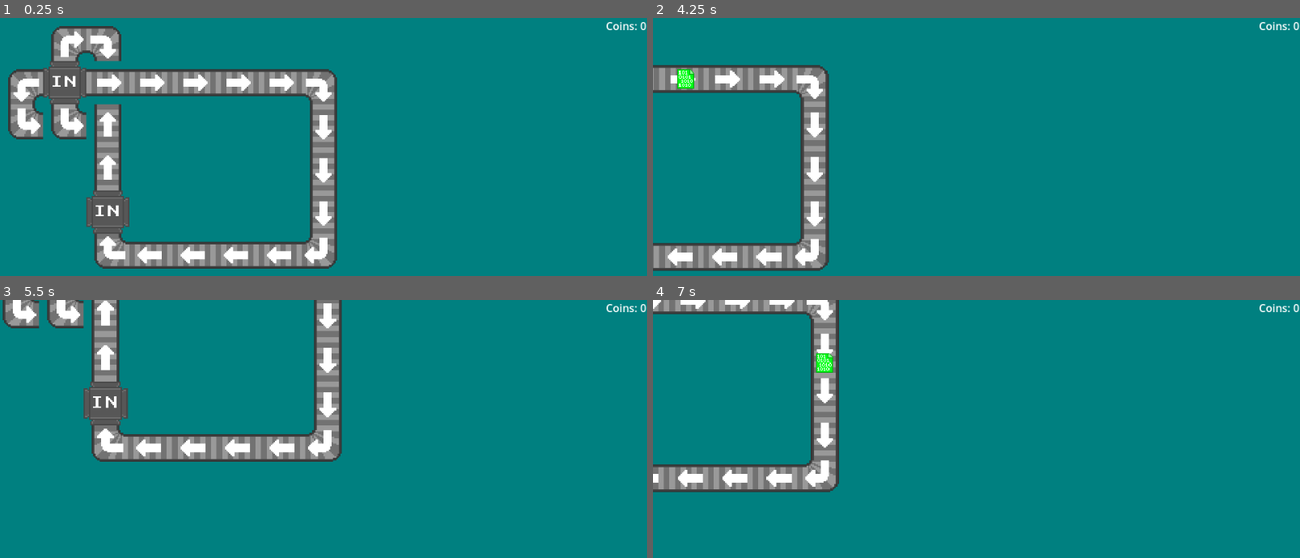
Above: before the commit, frames 1-4 (two rows, left to right).
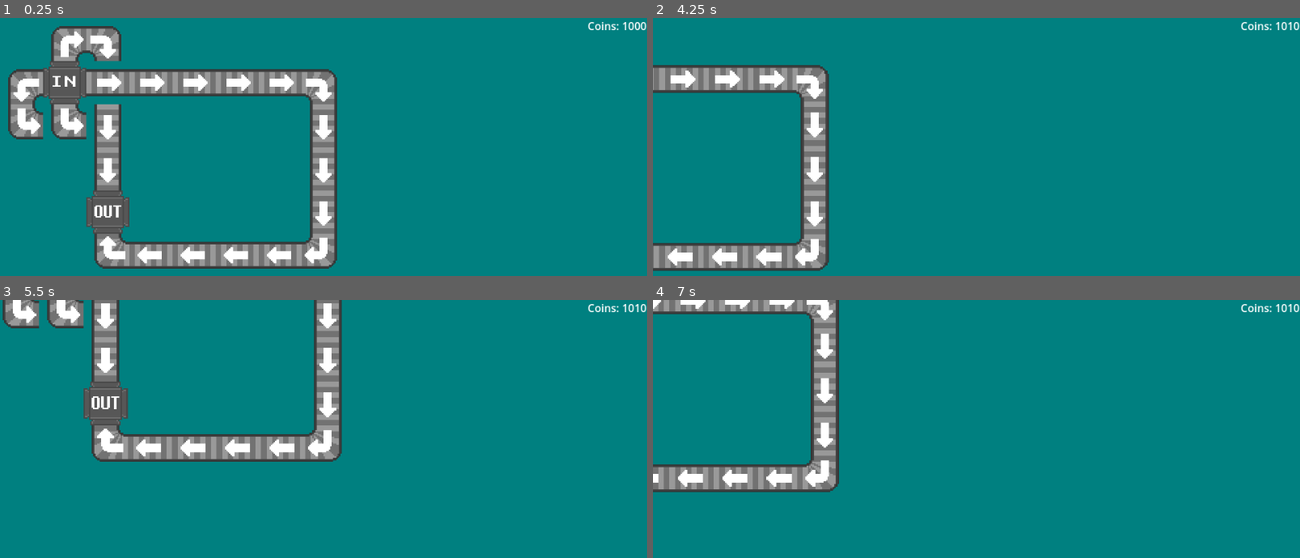
Above: after the commit, the same moments.

Repository: Birb-Games/gmtk-game-jam-2024
Game: Godot game, scene res://scenes/Root.tscn
Two runs of this game, one before a commit and one after it. Both use one fixed random seed, a clock stepped at 60 frames per second and the inputs below.
Inputs (mouse positions are in pixels of both pictures, inside the frame that each line leads up to):
- Up to frame 1 (0.25 s): no input
- Up to frame 2 (4.25 s): move the mouse to (1118, 180) at 0.52 s; hold D (right) 0.53-1.28 s; hold Mouse wheel up (zoom_in) 0.53-1.28 s; move the mouse to (847, 219) at 1.27 s; hold S (down) 1.28-2.03 s; tap Mouse wheel down (zoom_out) at 1.35, 2.85 s; move the mouse to (1041, 118) at 2.02 s; hold D (right) 2.03-2.78 s; hold Mouse wheel up (zoom_in) 2.03-2.78 s; move the mouse to (944, 273) at 2.77 s; hold W (up) 2.78-3.53 s; move the mouse to (1170, 255) at 3.52 s; hold A (left) from 3.53 s (still down); hold Mouse wheel up (zoom_in) from 3.53 s (still down)
- Up to frame 3 (5.5 s): move the mouse to (129, 426) at 4.27 s; release Mouse wheel up (zoom_in) at 4.28 s; tap Mouse wheel down (zoom_out) at 4.35 s; move the mouse to (355, 483) at 5.02 s; release A (left) at 5.03 s; hold S (down) from 5.03 s (still down); hold Mouse wheel up (zoom_in) from 5.03 s (still down)
- Up to frame 4 (7 s): move the mouse to (879, 390) at 5.77 s; release S (down) at 5.78 s; release Mouse wheel up (zoom_in) at 5.78 s; hold D (right) 5.78-6.53 s; tap Mouse wheel down (zoom_out) at 5.85 s; move the mouse to (1118, 462) at 6.52 s; hold W (up) from 6.53 s (still down); hold Mouse wheel up (zoom_in) from 6.53 s (still down)

The runs differ from the first frame. In frame 1, 1.1% of the frame differs, in the area x 14-100%, y 1-78%; in frame 2, 0.4%; in frame 3, 1.1%; in frame 4, 0.4%.

Commit message:
implemented output pipe

Diff:
--- a/scenes/Get.tscn
+++ b/scenes/Get.tscn
@@ -7,7 +7,7 @@
 [sub_resource type="CircleShape2D" id="CircleShape2D_ev6j6"]
 radius = 18.0
 
-[node name="Get" type="Area2D" groups=["requests"]]
+[node name="Get" type="Area2D" groups=["get", "requests"]]
 scale = Vector2(0.5, 0.5)
 script = ExtResource("1_f0h48")
 
--- a/scenes/HUD.tscn
+++ b/scenes/HUD.tscn
@@ -1,6 +1,9 @@
-[gd_scene format=3 uid="uid://df7xjo4ai6vhq"]
+[gd_scene load_steps=2 format=3 uid="uid://df7xjo4ai6vhq"]
+
+[ext_resource type="Script" path="res://scripts/hud.gd" id="1_alx3w"]
 
 [node name="CanvasLayer" type="CanvasLayer"]
+script = ExtResource("1_alx3w")
 
 [node name="CoinLabel" type="Label" parent="."]
 anchors_preset = 1
--- a/scenes/Root.tscn
+++ b/scenes/Root.tscn
@@ -11,7 +11,7 @@
 get_request = ExtResource("2_gmtlf")
 
 [node name="TileMapLayer" type="TileMapLayer" parent="."]
-tile_map_data = PackedByteArray("AAABAAEAAAAAAAAAAAACAAEAAAA …(200 unchanged characters)… DAAUAAAAAAAMAAQACAAUAAAACAAMABwACAAQAAAAAAAAAAAACAAMAAAAAAAMAAwACAAIAAAAAAAMAAwABAAAAAAACAAMABAABAAIAAAACAAMAAAACAAAAAAACAAMAAgAAAAEAAAACAAMABgAAAAIAAAACAAMAAAA=")
+tile_map_data = PackedByteArray("AAABAAEAAAAAAAAAAAACAAEAAAA …(200 unchanged characters)… DAAUAAAAAAAMAAQACAAUAAAACAAMABwACAAQAAAABAAAAAAACAAMAAAAAAAMAAgACAAIAAAAAAAMAAgABAAAAAAACAAMABAABAAIAAAACAAMAAAACAAAAAAACAAMAAgAAAAEAAAACAAMABgAAAAIAAAACAAMAAAA=")
 tile_set = ExtResource("1_nki4d")
 
 [node name="Camera2D" type="Camera2D" parent="."]
--- a/scripts/moveable_item.gd
+++ b/scripts/moveable_item.gd
@@ -1,4 +1,6 @@
 extends Node2D
+
+signal item_outputted
 
 @onready var tile_map: TileMapLayer = $/root/Root/TileMapLayer
 var current_tile_data: TileData
@@ -40,8 +42,12 @@
 					if tile_map.get_cell_tile_data(tile_map.get_neighbor_cell(current_tile, TileSet.CELL_NEIGHBOR_RIGHT_SIDE)) and tile_map.get_cell_tile_data(tile_map.get_neighbor_cell(current_tile, TileSet.CELL_NEIGHBOR_RIGHT_SIDE)).get_custom_data("Type") == "conveyor":
 						possible_directions[3] = true
 					direction = get_random_direction(possible_directions)
+				"output":
+					item_outputted.connect($/root/Root.process_output)
+					item_outputted.emit(item)
+					item.queue_free()
 				_:
-					pass
+					direction = Vector2i.ZERO
 
 	item.position += direction * speed * delta
 	if (new_tile):
--- a/scripts/root.gd
+++ b/scripts/root.gd
@@ -59,3 +59,9 @@
 func _process(delta: float) -> void:
 	update_timers(delta)
 	spawn()
+
+#process moveable items entering the output pipe
+func process_output(item: Node2D):
+	for g in item.get_groups():
+		match g:
+			StringName("get"): $HUD.add_coins(10) #for now, just earn money
